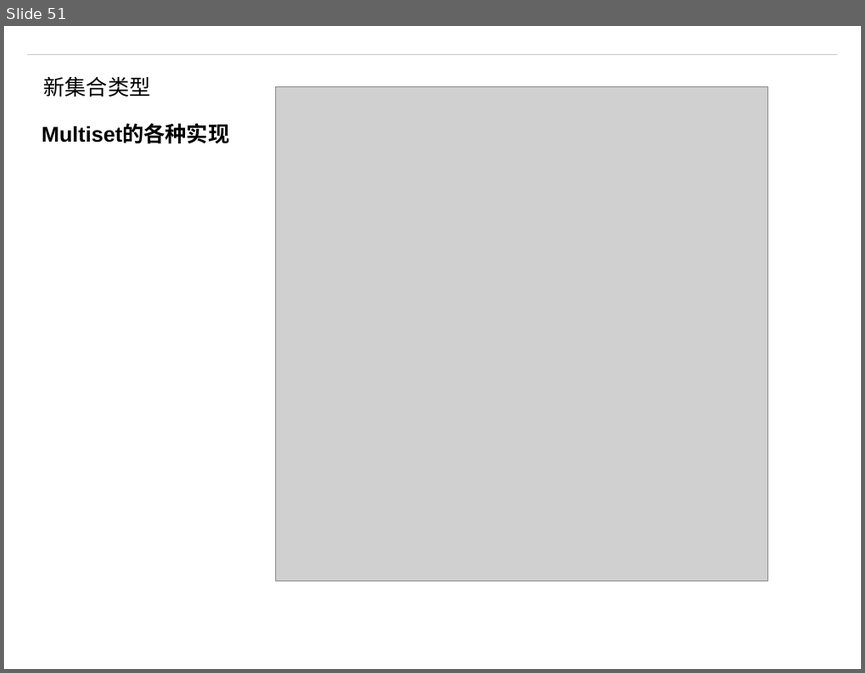
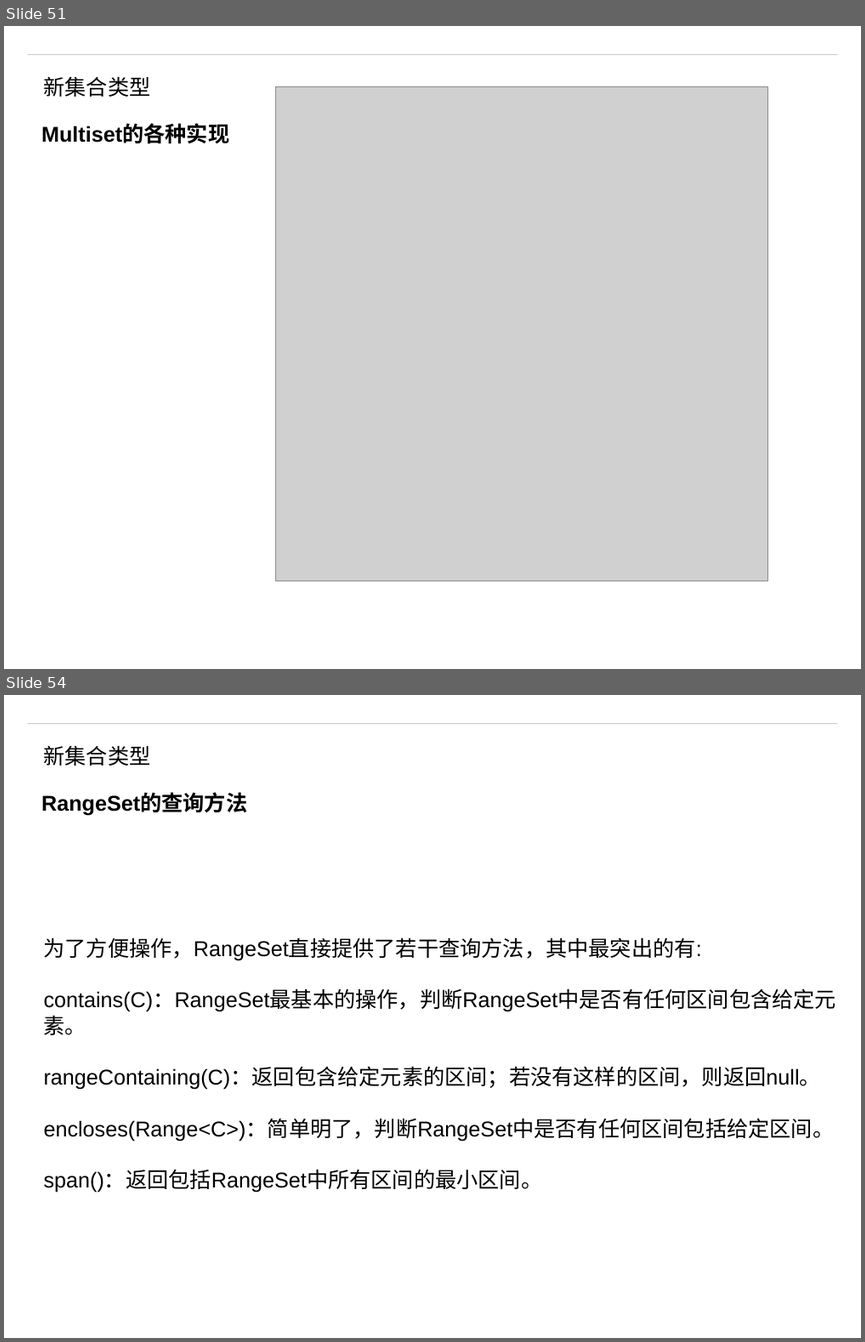
Before and after one commit to matt19870107/Guava, a slide deck: Guava.pptm. Shown one above the other, each under a label of ours: slide 51 before the commit, slides 51 and 54 after it; the slides between them are not shown. The pictures are 865x673 and 865x1342 pixels, drawn with LibreOffice and Linux fonts; fonts in the diff are those of the drawing; grey boxes stand for pictures; background and template pictures are left out. Boxes give left, top, right and bottom in pixels: in the first picture for what was removed or moved away, otherwise in the second. Text is boxed around its words. In the diff, an @@ line names an element or a change of style, - is before the commit and + after.

Commit message:
rangeset

```diff
--- a/Guava.pptm
+++ b/Guava.pptm
@@ slide 54 added at (x1=4, y1=695, x2=861, y2=1338), background #FFFFFF; not listed: 1 template element that a slide beside it also shows @@
@@ text added at (x1=44, y1=746, x2=151, y2=766), 18 pt, text #000000 @@
+新集合类型
@@ text added at (x1=41, y1=794, x2=247, y2=816), 18 pt, text #000000, bold @@
+RangeSet的查询方法
@@ text added at (x1=44, y1=937, x2=837, y2=1192), 18 pt, text #000000 @@
+为了方便操作，RangeSet直接提供了若干查询方法，其中最突出的有:
+contains(C)：RangeSet最基本的操作，判断RangeSet中是否有任何区间包含给定元素。
+rangeContaining(C)：返回包含给定元素的区间；若没有这样的区间，则返回null。
+encloses(Range<C>)：简单明了，判断RangeSet中是否有任何区间包括给定区间。
+span()：返回包括RangeSet中所有区间的最小区间。
```
Also in this commit, not shown: 2 other slides added.
